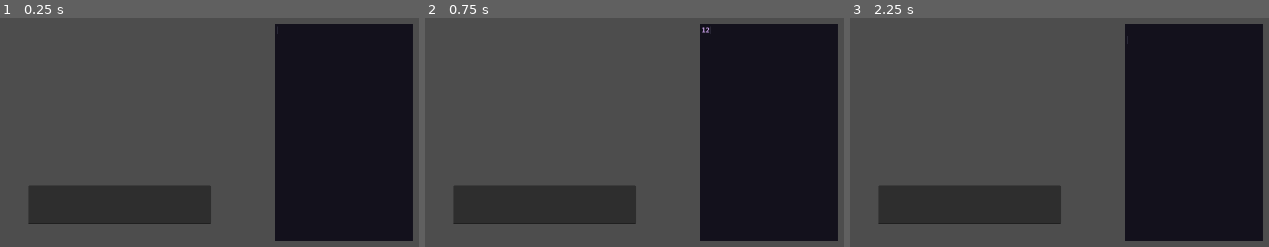
Above: before the commit, frames 1-3 (left to right).
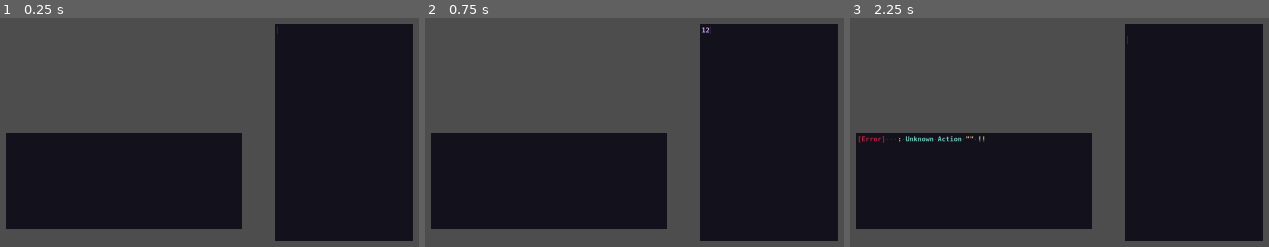
Above: after the commit, the same moments.

Repository: G36maid/GGJ25-kh-teamC
Game: Godot game, scene res://sences/txt_input.tscn
Two runs of this game, one before a commit and one after it. Both use one fixed random seed, a clock stepped at 60 frames per second and the inputs below. This scene is started directly instead of the project's main scene.
Inputs (mouse positions are in pixels of both pictures, inside the frame that each line leads up to):
- Up to frame 1 (0.25 s): no input
- Up to frame 2 (0.75 s): click (768, 132) at 0.52 s; type "12" at 0.6 s
- Up to frame 3 (2.25 s): tap Enter (send_cmd) at 1.25, 2.1 s; hold Enter (send_cmd) 1.28-2.03 s; tap Space at 2 s

The runs differ from the first frame. In frame 1, 23% of the frame differs, in the area x 1-58%, y 50-93%; in frame 2, 23%; in frame 3, 23%.

Commit message:
add error parser

Diff:
--- /dev/null
+++ b/scripts/error_reporter.gd
@@ -0,0 +1,73 @@
+extends TextEdit
+
+@export var cmd_sender:TextEdit = null
+
+var invalid_cmds: PackedStringArray=[];
+var error_msgs: PackedStringArray
+
+var highlighter = CodeHighlighter.new()
+
+var loc_err_ptn   = RegEx.new()
+var act_err_ptn   = RegEx.new()
+var resrc_err_ptn = RegEx.new()
+var fmt_err_ptn   = RegEx.new()
+var spc_ptn       = RegEx.new()
+var digit_ptn     = RegEx.new()
+var actions:PackedStringArray = ["return", "goto", "grab", "drop"]
+var resources:PackedStringArray = ["food", "ammo", "metal"]
+var locations:PackedStringArray = ["ally0", "ally1", "ally2", "ally3", "ally4", "hq"]
+
+# Called when the node enters the scene tree for the first time.
+func _ready() -> void:
+	cmd_sender.connect("send_invalid_cmd", _on_send_invalid_cmd)
+	cmd_sender.connect("parse_invalid_cmds", _on_parse_invalid_cmds)
+	syntax_highlighter = highlighter
+	spc_ptn.compile(r"\s+")
+	digit_ptn.compile(r"^\d+$")
+
+	highlighter.add_color_region("[", "]", Color(0.77, 0.131, 0.28), false)
+	highlighter.set_symbol_color(Color(0.94, 0.824, 0.573))
+	highlighter.set_number_color(Color(0.8, 0.644, 0.92))
+
+# Called every frame. 'delta' is the elapsed time since the previous frame.
+func _process(delta: float) -> void:
+	pass
+
+func _on_send_invalid_cmd(cmd):
+	invalid_cmds.append(cmd)
+	error_msgs.append("[Error] "+cmd+" :")
+
+func _on_parse_invalid_cmds():
+	text=""
+	for i in invalid_cmds.size():
+		var sub_cmds: PackedStringArray
+		var stripped_cmd = spc_ptn.sub(invalid_cmds[i].strip_edges(), " ", true)
+		sub_cmds = stripped_cmd.rsplit(" ", true, stripped_cmd.count(" ", 0, 0))
+		if(actions.find(sub_cmds[0])==-1):
+			error_msgs[i] += " Unknown Action \"" + sub_cmds[0] + "\" !!"
+		elif(sub_cmds.size()>3):
+			error_msgs[i] += " Illigal Command Format !!"
+		elif(sub_cmds.size()==2):
+			if(sub_cmds[0]!="goto"):
+				error_msgs[i] += " Illigal Command Format !!"
+			else:
+				error_msgs[i] += " Unknown Location \"" + sub_cmds[1] + "\" !!"
+		elif(sub_cmds.size()==3):
+			if(sub_cmds[0]!="drop" && sub_cmds[0]!="grab"):
+				error_msgs[i] += " Illigal Command Format !!"
+			elif(digit_ptn.search(sub_cmds[1])):
+				error_msgs[i] += "\nExpect Resources But Received Numbers \"" + sub_cmds[1] + "\" !!"
+			elif(resources.find(sub_cmds[1])==-1):
+				error_msgs[i] += " Unknown Resource \"" + sub_cmds[1] + "\" !!"
+			elif(!digit_ptn.search(sub_cmds[2])):
+				error_msgs[i] += "\nExpect Numbers But Received String \"" + sub_cmds[2] + "\" !!"
+
+	for str in error_msgs:
+		text += str + "\n"
+	invalid_cmds.clear()
+	error_msgs.clear()
+
+# undefined action
+# undefined resource
+# undefined location
+# undefined command format
--- a/scripts/txt_input.gd
+++ b/scripts/txt_input.gd
@@ -1,6 +1,6 @@
 extends TextEdit
 
-@export var other_text_edit:TextEdit = null
+@export var error_reporter:TextEdit = null
 
 var ret_ptn  = RegEx.new()
 var goto_ptn = RegEx.new()
@@ -8,6 +8,9 @@
 var drop_ptn = RegEx.new()
 var spc_ptn  = RegEx.new()
 var highlighter = CodeHighlighter.new()
+
+signal send_invalid_cmd(invalid_cmd)
+signal parse_invalid_cmds
 
 func _ready() -> void:
 	syntax_highlighter = highlighter
@@ -27,6 +30,7 @@
 	for str in locations:
 		highlighter.add_keyword_color(str, Color(0.795, 0.372, 0.423))
 	highlighter.set_number_color(Color(0.8, 0.644, 0.92))
+	highlighter.set_symbol_color(Color(0.94, 0.824, 0.573))
 
 	grab_focus()
 
@@ -44,6 +48,7 @@
 	var cmds: PackedStringArray = new_cmds.split("\n")
 	var empty_cmd_idx: int = cmds.find("")
 	var parsed_cmds: Array[PackedStringArray]
+
 	while (empty_cmd_idx != -1):
 		print("remove empty string")
 		cmds.remove_at(empty_cmd_idx);
@@ -51,17 +56,21 @@
 
 	for i in cmds.size():
 		if (ret_ptn.search(cmds[i])):
-			print("return at %d"%i)
+			# print("return at %d"%i)
 			parsed_cmds.append(cmds[i].strip_edges().rsplit(" ", true, 0))
 		elif (goto_ptn.search(cmds[i])):
-			print("goto at %d"%i)
+			# print("goto at %d"%i)
 			parsed_cmds.append(spc_ptn.sub(cmds[i].strip_edges(), " ", true).rsplit(" ", true, 1))
 		elif (grab_ptn.search(cmds[i])):
-			print("grab at %d"%i)
+			# print("grab at %d"%i)
 			parsed_cmds.append(spc_ptn.sub(cmds[i].strip_edges(), " ", true).rsplit(" ", true, 2))
 		elif (drop_ptn.search(cmds[i])):
-			print("drop at %d"%i)
+			# print("drop at %d"%i)
 			parsed_cmds.append(spc_ptn.sub(cmds[i].strip_edges(), " ", true).rsplit(" ", true, 2))
 		else:
-			print("no match at %d" % i)
+			send_invalid_cmd.emit(cmds[i])
+			#error_reporter.invalid_cmds.append(cmds[i])
+			# print("no match at %d" % i)
+	print("Valid cmds: ")
 	print(parsed_cmds)
+	parse_invalid_cmds.emit()
--- a/sences/txt_input.tscn
+++ b/sences/txt_input.tscn
@@ -1,11 +1,12 @@
-[gd_scene load_steps=3 format=3 uid="uid://cpxowp28xdmes"]
+[gd_scene load_steps=4 format=3 uid="uid://cpxowp28xdmes"]
 
 [ext_resource type="FontFile" uid="uid://bx6ieiifxvnfd" path="res://assets/fonts/DejaVuSansMono/DejaVuSansMNerdFontMono-Bold.ttf" id="1_ayquh"]
 [ext_resource type="Script" path="res://scripts/txt_input.gd" id="1_dpo2m"]
+[ext_resource type="Script" path="res://scripts/error_reporter.gd" id="3_5nj36"]
 
 [node name="txt_input" type="Node2D"]
 
-[node name="sender" type="TextEdit" parent="." node_paths=PackedStringArray("other_text_edit")]
+[node name="sender" type="TextEdit" parent="." node_paths=PackedStringArray("error_reporter")]
 offset_left = 721.0
 offset_top = 38.0
 offset_right = 1053.0
@@ -17,10 +18,18 @@
 draw_tabs = true
 draw_spaces = true
 script = ExtResource("1_dpo2m")
-other_text_edit = NodePath("../receiver")
+error_reporter = NodePath("../error_reporter")
 
-[node name="receiver" type="TextEdit" parent="."]
-offset_left = 128.0
-offset_top = 427.0
-offset_right = 567.0
-offset_bottom = 520.0
+[node name="error_reporter" type="TextEdit" parent="." node_paths=PackedStringArray("cmd_sender")]
+offset_left = 74.0
+offset_top = 300.0
+offset_right = 641.0
+offset_bottom = 532.0
+theme_override_colors/background_color = Color(0.0758633, 0.0682, 0.11, 1)
+theme_override_colors/font_color = Color(0.456268, 0.811617, 0.757314, 1)
+theme_override_colors/caret_color = Color(0.732726, 0.758445, 0.897916, 1)
+theme_override_fonts/font = ExtResource("1_ayquh")
+draw_tabs = true
+draw_spaces = true
+script = ExtResource("3_5nj36")
+cmd_sender = NodePath("../sender")
Not shown: 1 places in sences/game.tscn that only renumber resources
